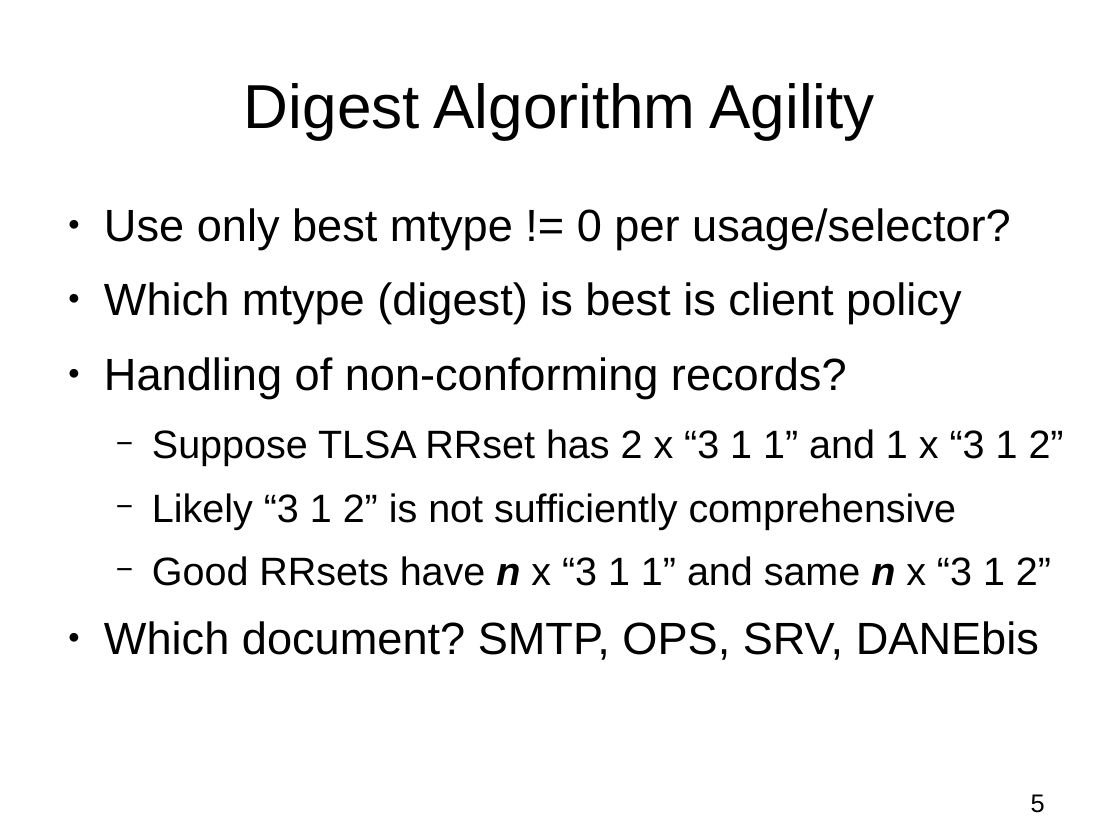
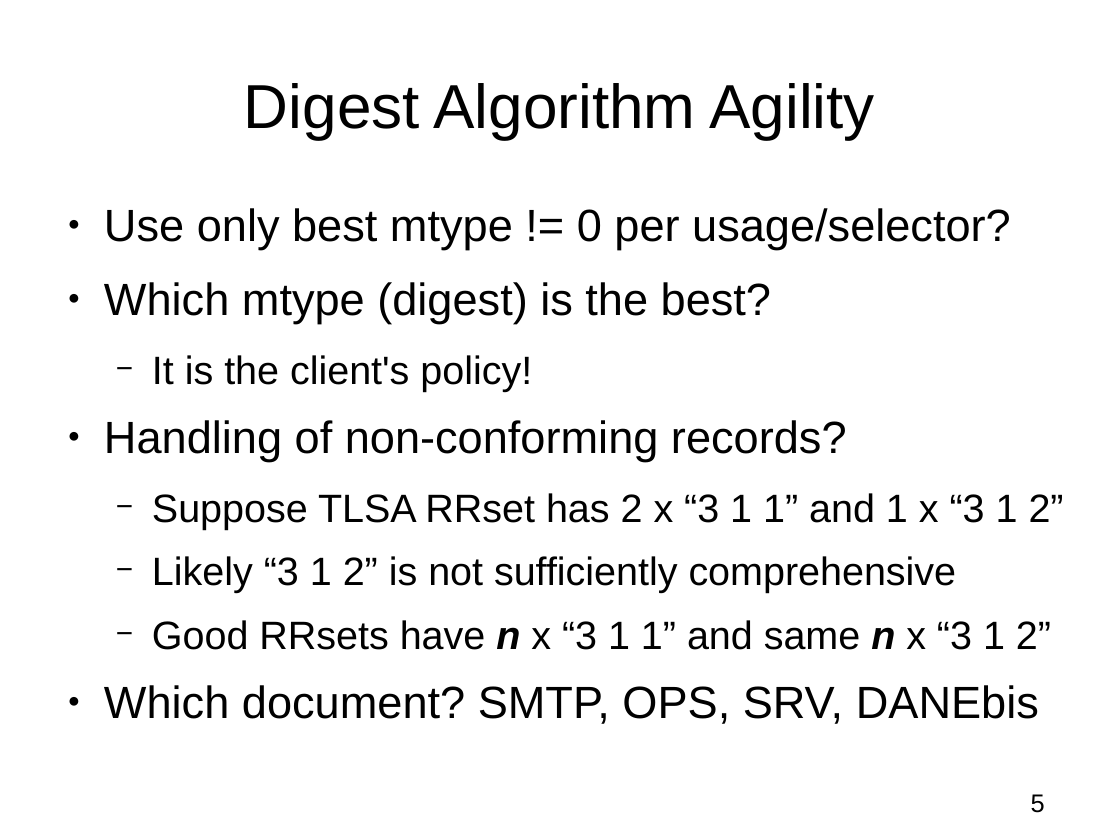
Before and after one commit to vdukhovni/ietf, a slide deck: slide 5 of DANE-SMTP.odp. Drawn at 1120x840 pixels with LibreOffice and Linux fonts; fonts in the diff are those of the drawing. Boxes give left, top, right and bottom in pixels: in the first picture for what was removed or moved away, otherwise in the second. Text is boxed around its words. In the diff, an @@ line names an element or a change of style, - is before the commit and + after.

```diff
--- a/DANE-SMTP.odp
+++ b/DANE-SMTP.odp
@@ text at (104,282,771,392): text changed @@
-● Which mtype (digest) is best is client policy
+● Which mtype (digest) is the best?
+  − It is the client's policy!
```
Also in this commit, not shown: 2 other slides changed.
